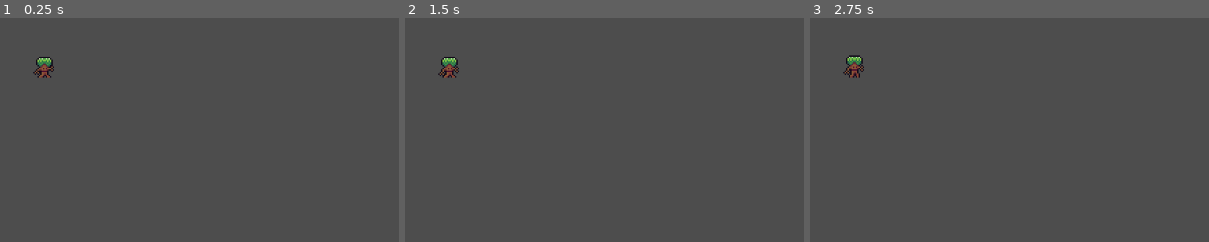
Above: before the commit, frames 1-3 (left to right).
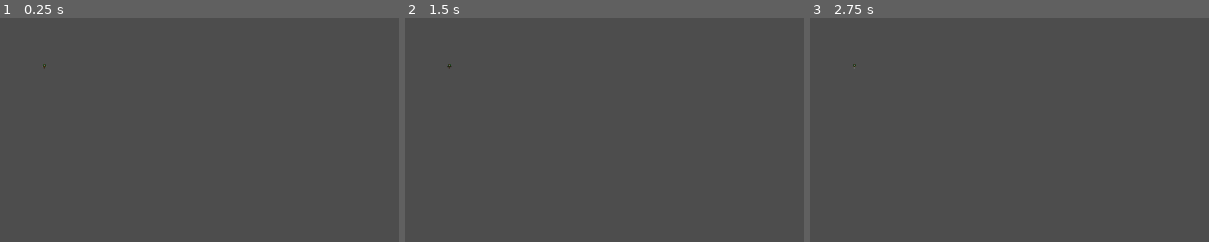
Above: after the commit, the same moments.

Repository: lewis785/ludum-dare-53
Game: Godot game, scene res://scenes/enemy/enemy.tscn
Two runs of this game, one before a commit and one after it. Both use one fixed random seed, a clock stepped at 60 frames per second and the inputs below. This scene is started directly instead of the project's main scene.
Inputs (mouse positions are % of the whole screen's width and height, from its top left):
- Up to frame 1 (0.25 s): no input
- Up to frame 2 (1.5 s): tap Enter at 0.5 s; move the mouse to (72, 45) at 0.52 s; press the mouse at (72, 45) at 0.53 s; tap Space at 1.25 s; move the mouse to (30, 55) at 1.27 s; release the mouse at (30, 55) at 1.28 s; tap S (camera_down) at 1.35 s; click (30, 55) at 1.42 s
- Up to frame 3 (2.75 s): tap Enter at 2 s; move the mouse to (60, 28) at 2.02 s; hold A (camera_left) from 2.03 s (still down); click (60, 28) at 2.17 s
The pictures show only the part of the screen within x 0-50%, y 0-50%; the shares and areas given below are measured in that part.

The runs differ from the first frame. In frame 1, 0.4% of the frame differs, in the area x 8-14%, y 17-27%; in frame 2, 0.4%; in frame 3, 0.4%, in the area x 8-14%, y 16-27%.

Commit message:
update enemy art and size

Diff:
--- a/scenes/enemy/enemy.gd
+++ b/scenes/enemy/enemy.gd
@@ -1,13 +1,13 @@
 class_name Enemy extends RigidBody2D
 
 @export var level : int = 1
-@export var health : int
-@export var damage : int
+@export var health : int = 1
+@export var damage : int = 1
 
 var obstacles : Array[Obstacle] = []
 var target : Target
-var target_check_limit: float = 1
-var time_since_target_check : float = 1
+var target_check_limit: float = 2
+var time_since_target_check : float = target_check_limit
 var base_speed : float = 100
 var scale_factor: int = 1
 
@@ -16,12 +16,13 @@
 	var mob_types : PackedStringArray = $AnimatedSprite2D.sprite_frames.get_animation_names()
 	$AnimatedSprite2D.play(mob_types[randi() % mob_types.size()])
 
+	self.lock_rotation = true
+
 	health = level
 	damage = level
 
 func set_speed(speed : float) -> void:
 	self.base_speed = speed
-
 
 func set_scale_factor(sf : int) -> void:
 	self.scale_factor = sf
@@ -30,6 +31,19 @@
 	self.level = level
 	self.health = level
 	self.damage = level
+
+	var scaled = Vector2(1,1)*max(1, log(level*level))
+	print("scale: ", scaled)
+
+	print("sprite before: ", $AnimatedSprite2D.transform)
+	$AnimatedSprite2D.transform = $AnimatedSprite2D.transform.scaled(scaled)
+	print("sprite: ", $AnimatedSprite2D.transform)
+
+
+	print("collision before: ", $CollisionShape2D.transform)
+	$CollisionShape2D.transform = $CollisionShape2D.transform.scaled(scaled)
+	print("collision: ", $CollisionShape2D.transform)
+
 
 # Called every frame. 'delta' is the elapsed time since the previous frame.
 func _process(_delta):
--- a/scenes/enemy/enemy.tscn
+++ b/scenes/enemy/enemy.tscn
@@ -1,104 +1,25 @@
-[gd_scene load_steps=17 format=3 uid="uid://bn1ar05oul7hp"]
+[gd_scene load_steps=8 format=3 uid="uid://bn1ar05oul7hp"]
 
 [ext_resource type="Script" path="res://scenes/enemy/enemy.gd" id="1_gyipw"]
-[ext_resource type="Texture2D" uid="uid://lyxpenrl2w3i" path="res://assets/enemy/GrizzledTreantIdle.png" id="1_s0my2"]
-
-[sub_resource type="AtlasTexture" id="AtlasTexture_pf0mn"]
-atlas = ExtResource("1_s0my2")
-region = Rect2(0, 0, 16, 16)
-
-[sub_resource type="AtlasTexture" id="AtlasTexture_oc77u"]
-atlas = ExtResource("1_s0my2")
-region = Rect2(16, 0, 16, 16)
-
-[sub_resource type="AtlasTexture" id="AtlasTexture_0r4ki"]
-atlas = ExtResource("1_s0my2")
-region = Rect2(32, 0, 16, 16)
-
-[sub_resource type="AtlasTexture" id="AtlasTexture_gp538"]
-atlas = ExtResource("1_s0my2")
-region = Rect2(48, 0, 16, 16)
-
-[sub_resource type="AtlasTexture" id="AtlasTexture_e2dqs"]
-atlas = ExtResource("1_s0my2")
-region = Rect2(48, 0, 16, 16)
-
-[sub_resource type="AtlasTexture" id="AtlasTexture_1k80d"]
-atlas = ExtResource("1_s0my2")
-region = Rect2(32, 0, 16, 16)
-
-[sub_resource type="AtlasTexture" id="AtlasTexture_wikc4"]
-atlas = ExtResource("1_s0my2")
-region = Rect2(16, 0, 16, 16)
-
-[sub_resource type="AtlasTexture" id="AtlasTexture_bd11a"]
-atlas = ExtResource("1_s0my2")
-region = Rect2(0, 0, 16, 16)
-
-[sub_resource type="AtlasTexture" id="AtlasTexture_qxh1b"]
-atlas = ExtResource("1_s0my2")
-region = Rect2(0, 0, 16, 16)
-
-[sub_resource type="AtlasTexture" id="AtlasTexture_kuh60"]
-atlas = ExtResource("1_s0my2")
-region = Rect2(16, 0, 16, 16)
-
-[sub_resource type="AtlasTexture" id="AtlasTexture_pk43k"]
-atlas = ExtResource("1_s0my2")
-region = Rect2(32, 0, 16, 16)
-
-[sub_resource type="AtlasTexture" id="AtlasTexture_xvaj8"]
-atlas = ExtResource("1_s0my2")
-region = Rect2(48, 0, 16, 16)
+[ext_resource type="Texture2D" uid="uid://t8eslldqsd3k" path="res://assets/enemy/Enemy2-noline.png" id="3_4jul0"]
+[ext_resource type="Texture2D" uid="uid://clxm4ypq2c4e2" path="res://assets/enemy/Enemy2.png" id="4_m86jl"]
+[ext_resource type="Texture2D" uid="uid://cy3osihgwcqo6" path="res://assets/enemy/Enemy3-noline.png" id="5_y1foq"]
+[ext_resource type="Texture2D" uid="uid://bs8m73ckoe1s5" path="res://assets/enemy/Enemy3.png" id="6_k53qj"]
 
 [sub_resource type="SpriteFrames" id="SpriteFrames_jw21e"]
 animations = [{
 "frames": [{
 "duration": 1.0,
-"texture": SubResource("AtlasTexture_pf0mn")
+"texture": ExtResource("3_4jul0")
 }, {
 "duration": 1.0,
-"texture": SubResource("AtlasTexture_oc77u")
+"texture": ExtResource("4_m86jl")
 }, {
 "duration": 1.0,
-"texture": SubResource("AtlasTexture_0r4ki")
+"texture": ExtResource("5_y1foq")
 }, {
 "duration": 1.0,
-"texture": SubResource("AtlasTexture_gp538")
-}],
-"loop": true,
-"name": &"fly",
-"speed": 20.0
-}, {
-"frames": [{
-"duration": 1.0,
-"texture": SubResource("AtlasTexture_e2dqs")
-}, {
-"duration": 1.0,
-"texture": SubResource("AtlasTexture_1k80d")
-}, {
-"duration": 1.0,
-"texture": SubResource("AtlasTexture_wikc4")
-}, {
-"duration": 1.0,
-"texture": SubResource("AtlasTexture_bd11a")
-}],
-"loop": true,
-"name": &"swim",
-"speed": 2.0
-}, {
-"frames": [{
-"duration": 1.0,
-"texture": SubResource("AtlasTexture_qxh1b")
-}, {
-"duration": 1.0,
-"texture": SubResource("AtlasTexture_kuh60")
-}, {
-"duration": 1.0,
-"texture": SubResource("AtlasTexture_pk43k")
-}, {
-"duration": 1.0,
-"texture": SubResource("AtlasTexture_xvaj8")
+"texture": ExtResource("6_k53qj")
 }],
 "loop": true,
 "name": &"walk",
@@ -106,21 +27,19 @@
 }]
 
 [sub_resource type="CapsuleShape2D" id="CapsuleShape2D_krpay"]
-radius = 13.0
-height = 34.0
+radius = 3.0
+height = 8.0
 
 [node name="enemy" type="RigidBody2D"]
 position = Vector2(64, 70)
-scale = Vector2(0.5, 0.5)
 gravity_scale = 0.0
 script = ExtResource("1_gyipw")
 health = 20
-damage = 1
 metadata/_edit_group_ = true
 
 [node name="AnimatedSprite2D" type="AnimatedSprite2D" parent="."]
 texture_filter = 1
-scale = Vector2(2, 2)
+scale = Vector2(0.2, 0.2)
 sprite_frames = SubResource("SpriteFrames_jw21e")
 animation = &"walk"
 frame_progress = 0.35947
--- a/scenes/enemy/spawn.gd
+++ b/scenes/enemy/spawn.gd
@@ -54,14 +54,13 @@
 	$start_timer.start()
 
 func _on_enemy_timer_timeout() -> void:
-
 	self.level += 1
 	var previous_level : int = enemy_level
 	enemy_level = log(self.level)/log(10)+1
 
 	var burst : int
 
-	if int(enemy_level) > previous_level:
+	if int(enemy_level-0.5) > previous_level:
 		burst = enemy_level*enemy_level*scale_factor
 
 
@@ -83,14 +82,14 @@
 
 	# Add some randomness to the direction.
 	direction += randf_range(-PI / 4, PI / 4)
-	enemy.rotation = direction
+	#enemy.rotation = direction
 
 
 	# Choose the velocity for the enemy.
 	# var min_speed = 100.0
 	# var max_speed = max(1000, 100*enemy_level)
 	var min_speed = 10
-	var max_speed = 100*enemy_level
+	var max_speed = 100
 	var velocity = Vector2(randf_range(min_speed, max_speed), 0.0)
 	enemy.linear_velocity = velocity.rotated(direction)
 
--- a/scenes/main.tscn
+++ b/scenes/main.tscn
@@ -1,107 +1,28 @@
-[gd_scene load_steps=21 format=3 uid="uid://dkme7nbothfq2"]
+[gd_scene load_steps=12 format=3 uid="uid://dkme7nbothfq2"]
 
 [ext_resource type="PackedScene" uid="uid://sgasvpbvlp72" path="res://scenes/Camera/Camera.tscn" id="3_0rkqj"]
 [ext_resource type="PackedScene" uid="uid://dtidvayd0rwdd" path="res://scenes/map/map.tscn" id="3_eet8l"]
 [ext_resource type="PackedScene" uid="uid://cef7nfykxy18e" path="res://scenes/enemy/spawn.tscn" id="3_sy17x"]
 [ext_resource type="Script" path="res://scenes/enemy/enemy.gd" id="4_2gof6"]
-[ext_resource type="Texture2D" uid="uid://lyxpenrl2w3i" path="res://assets/enemy/GrizzledTreantIdle.png" id="5_lxm3f"]
-
-[sub_resource type="AtlasTexture" id="AtlasTexture_pf0mn"]
-atlas = ExtResource("5_lxm3f")
-region = Rect2(0, 0, 16, 16)
-
-[sub_resource type="AtlasTexture" id="AtlasTexture_oc77u"]
-atlas = ExtResource("5_lxm3f")
-region = Rect2(16, 0, 16, 16)
-
-[sub_resource type="AtlasTexture" id="AtlasTexture_0r4ki"]
-atlas = ExtResource("5_lxm3f")
-region = Rect2(32, 0, 16, 16)
-
-[sub_resource type="AtlasTexture" id="AtlasTexture_gp538"]
-atlas = ExtResource("5_lxm3f")
-region = Rect2(48, 0, 16, 16)
-
-[sub_resource type="AtlasTexture" id="AtlasTexture_e2dqs"]
-atlas = ExtResource("5_lxm3f")
-region = Rect2(48, 0, 16, 16)
-
-[sub_resource type="AtlasTexture" id="AtlasTexture_1k80d"]
-atlas = ExtResource("5_lxm3f")
-region = Rect2(32, 0, 16, 16)
-
-[sub_resource type="AtlasTexture" id="AtlasTexture_wikc4"]
-atlas = ExtResource("5_lxm3f")
-region = Rect2(16, 0, 16, 16)
-
-[sub_resource type="AtlasTexture" id="AtlasTexture_bd11a"]
-atlas = ExtResource("5_lxm3f")
-region = Rect2(0, 0, 16, 16)
-
-[sub_resource type="AtlasTexture" id="AtlasTexture_qxh1b"]
-atlas = ExtResource("5_lxm3f")
-region = Rect2(0, 0, 16, 16)
-
-[sub_resource type="AtlasTexture" id="AtlasTexture_kuh60"]
-atlas = ExtResource("5_lxm3f")
-region = Rect2(16, 0, 16, 16)
-
-[sub_resource type="AtlasTexture" id="AtlasTexture_pk43k"]
-atlas = ExtResource("5_lxm3f")
-region = Rect2(32, 0, 16, 16)
-
-[sub_resource type="AtlasTexture" id="AtlasTexture_xvaj8"]
-atlas = ExtResource("5_lxm3f")
-region = Rect2(48, 0, 16, 16)
+[ext_resource type="Texture2D" uid="uid://t8eslldqsd3k" path="res://assets/enemy/Enemy2-noline.png" id="6_jej22"]
+[ext_resource type="Texture2D" uid="uid://clxm4ypq2c4e2" path="res://assets/enemy/Enemy2.png" id="7_bys8y"]
+[ext_resource type="Texture2D" uid="uid://cy3osihgwcqo6" path="res://assets/enemy/Enemy3-noline.png" id="8_wkb1j"]
+[ext_resource type="Texture2D" uid="uid://bs8m73ckoe1s5" path="res://assets/enemy/Enemy3.png" id="9_j32b6"]
 
 [sub_resource type="SpriteFrames" id="SpriteFrames_jw21e"]
 animations = [{
 "frames": [{
 "duration": 1.0,
-"texture": SubResource("AtlasTexture_pf0mn")
+"texture": ExtResource("6_jej22")
 }, {
 "duration": 1.0,
-"texture": SubResource("AtlasTexture_oc77u")
+"texture": ExtResource("7_bys8y")
 }, {
 "duration": 1.0,
-"texture": SubResource("AtlasTexture_0r4ki")
+"texture": ExtResource("8_wkb1j")
 }, {
 "duration": 1.0,
-"texture": SubResource("AtlasTexture_gp538")
-}],
-"loop": true,
-"name": &"fly",
-"speed": 20.0
-}, {
-"frames": [{
-"duration": 1.0,
-"texture": SubResource("AtlasTexture_e2dqs")
-}, {
-"duration": 1.0,
-"texture": SubResource("AtlasTexture_1k80d")
-}, {
-"duration": 1.0,
-"texture": SubResource("AtlasTexture_wikc4")
-}, {
-"duration": 1.0,
-"texture": SubResource("AtlasTexture_bd11a")
-}],
-"loop": true,
-"name": &"swim",
-"speed": 2.0
-}, {
-"frames": [{
-"duration": 1.0,
-"texture": SubResource("AtlasTexture_qxh1b")
-}, {
-"duration": 1.0,
-"texture": SubResource("AtlasTexture_kuh60")
-}, {
-"duration": 1.0,
-"texture": SubResource("AtlasTexture_pk43k")
-}, {
-"duration": 1.0,
-"texture": SubResource("AtlasTexture_xvaj8")
+"texture": ExtResource("9_j32b6")
 }],
 "loop": true,
 "name": &"walk",
@@ -109,20 +30,20 @@
 }]
 
 [sub_resource type="CapsuleShape2D" id="CapsuleShape2D_krpay"]
-radius = 13.0
-height = 34.0
+radius = 3.0
+height = 8.0
 
-[sub_resource type="PackedScene" id="PackedScene_x8k3b"]
+[sub_resource type="PackedScene" id="PackedScene_ek8a8"]
 resource_local_to_scene = true
 _bundled = {
 "conn_count": 1,
-"conns": PackedInt32Array(3, 0, 21, 20, 2, 0, 0),
+"conns": PackedInt32Array(3, 0, 20, 19, 2, 0, 0),
 "editable_instances": [],
-"names": PackedStringArray("enemy", "position", "scale", "gravity_scale", "script", "health", "damage", "metadata/_edit_group_", "RigidBody2D", "AnimatedSprite2D", "texture_filter", "sprite_frames", "animation", "frame_ …(177 unchanged characters)…
+"names": PackedStringArray("enemy", "position", "gravity_scale", "script", "health", "metadata/_edit_group_", "RigidBody2D", "AnimatedSprite2D", "texture_filter", "scale", "sprite_frames", "animation", "frame_ …(177 unchanged characters)…
 "node_count": 4,
 "node_paths": [],
-"nodes": PackedInt32Array(-1, -1, 8, 0, -1, 7, 1, 0, 2, 1, 3, 2, 4, 3, 5, 4, 6, 5, 7, 6, 0, 0, 0, 9, 9, -1, 5, 10, 5, 2, 7, 11, 8, 12, 9, 13, 10, 0, 0, 0, 14, 14, -1, 3, 15, 11, 16, 12, 17, 13, 0, 0, 0, 18, 18, -1, 1, 19, 14, 0),
-"variants": [Vector2(64, 70), Vector2(0.5, 0.5), 0.0, ExtResource("4_2gof6"), 20, 1, true, Vector2(2, 2), SubResource("SpriteFrames_jw21e"), &"walk", 0.35947, 0, SubResource("CapsuleShape2D_krpay"), Color(0, 0.6, 0.701961, 0.054902), false],
+"nodes": PackedInt32Array(-1, -1, 6, 0, -1, 5, 1, 0, 2, 1, 3, 2, 4, 3, 5, 4, 0, 0, 0, 7, 7, -1, 5, 8, 5, 9, 6, 10, 7, 11, 8, 12, 9, 0, 0, 0, 13, 13, -1, 3, 14, 10, 15, 11, 16, 12, 0, 0, 0, 17, 17, -1, 1, 18, 13, 0),
+"variants": [Vector2(64, 70), 0.0, ExtResource("4_2gof6"), 20, true, 1, Vector2(0.2, 0.2), SubResource("SpriteFrames_jw21e"), &"walk", 0.35947, 0, SubResource("CapsuleShape2D_krpay"), Color(0, 0.6, 0.701961, 0.054902), false],
 "version": 3
 }
 
@@ -137,5 +58,5 @@
 [node name="spawn" parent="." instance=ExtResource("3_sy17x")]
 position = Vector2(-3, 2)
 level = 10
-enemy_scene = SubResource("PackedScene_x8k3b")
+enemy_scene = SubResource("PackedScene_ek8a8")
 scale_factor = 16
Binary file added: assets/enemy/Enemy1-noline.png
Not shown, added: assets/enemy/Enemy1-noline.png.import
Binary file added: assets/enemy/Enemy2-noline.png
Not shown, added: assets/enemy/Enemy2-noline.png.import
Binary file added: assets/enemy/Enemy2.png
Not shown, added: assets/enemy/Enemy2.png.import
Binary file added: assets/enemy/Enemy3-noline.png
Not shown, added: assets/enemy/Enemy3-noline.png.import
Binary file added: assets/enemy/Enemy3.png
Not shown, added: assets/enemy/Enemy3.png.import
Binary file added: assets/enemy/Enemy4-noline.png
Not shown, added: assets/enemy/Enemy4-noline.png.import
